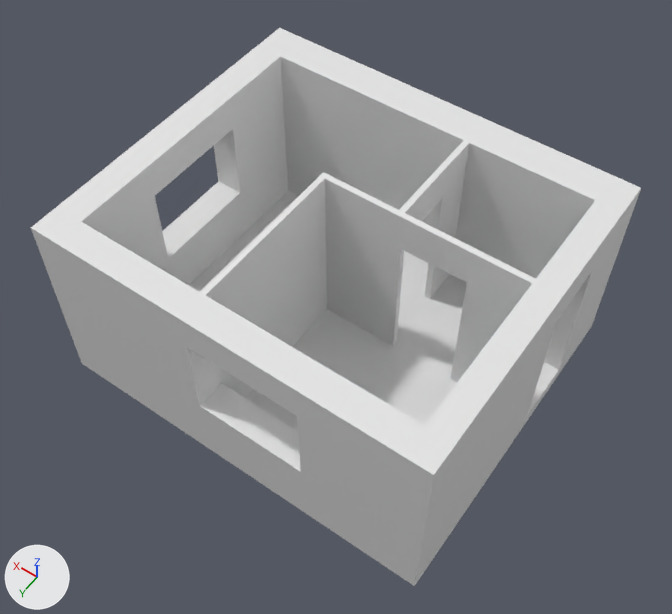
Before and after pictures for a commit that changed the Blender file Szoba.blend.
Both versions are drawn from a 50 mm camera at (-4.29, 6.1, 10.25) aimed at (-0.07, 0.19, 0.96). Lighting does not change. The marker at lower left points along +X, +Y and +Z.

In view in the first picture: 'Belső falak fiú', 'Belső falak lány', 'Beton alap', 'Külső falak'.
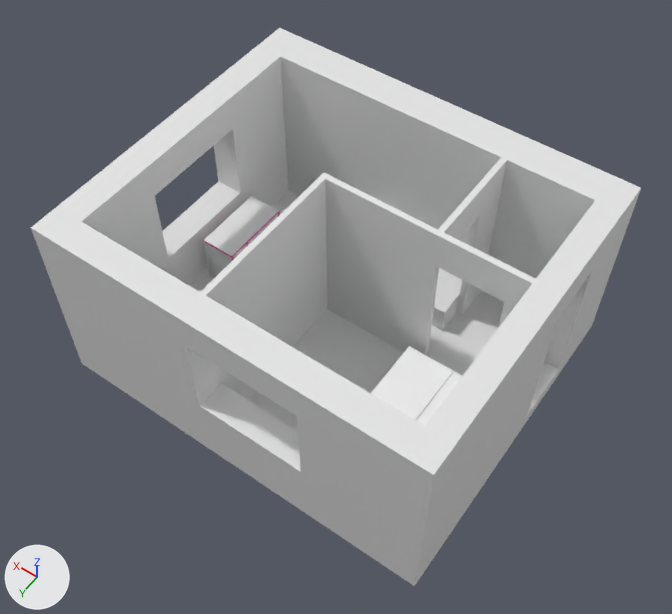
Commit message: Szoba + ajtók helye

ob_ajtótok_fiú is not drawn itself; it is used by a modifier of ob_belső_falak_fiú.

What differs and where, as boxes [x1, y1, x2, y2] in the pictures (672 x 614 px):
'Belső falak fiú', reshaped
    before: [200, 172, 536, 398]
    after: [201, 173, 536, 398]
'Belső falak lány', moved
    before: [399, 141, 469, 299]
    after: [432, 158, 507, 319]
'kanapé', added
    after: [371, 346, 462, 425]
'Íróasztal A', added
    after: [204, 196, 280, 278]
    faces in mat_fehér_festék (white #e7e7e7): [204, 196, 279, 278]
    faces in mat_csík (pink #e7109d): [204, 211, 280, 261]
'ágy R', added
    after: [432, 268, 462, 330]

Patch to the scene script:
```diff
--- a/Szoba.blend.py
+++ b/Szoba.blend.py
@@ mat_kanapé @@
+mat_kanapé = principled_material('kanapé')
+mat_kanapé.base_color = (1.0, 1.0, 1.0)  # white #ffffff
+mat_kanapé.roughness = 0.313
@@ mat_fém @@
+mat_fém = principled_material('FÉM')
+mat_fém.base_color = (0.253, 0.253, 0.253)  # grey #8a8a8a
+mat_fém.roughness = 0.0
@@ mat_fehér_festék @@
+mat_fehér_festék = principled_material('fehér festék')
+mat_fehér_festék.base_color = (0.8, 0.8, 0.8)  # white #e7e7e7
+mat_fehér_festék.roughness = 0.4
@@ mat_csík @@
+mat_csík = principled_material('csík')
+mat_csík.base_color = (0.8, 0.00538, 0.335)  # pink #e7109d
@@ me_ágy @@
+me_ágy.from_pydata(...)  # a box spanning x -1.0..1.0, y -0.45..0.45, z -0.2..0.2
@@ me_ágyneműtartó @@
+me_ágyneműtartó.from_pydata(...)  # 184 vertices, 143 faces; spans x -1.0..1.0, y -0.9..0.45, z -0.12..0.28
+# faces by material slot: [45, 98]
+me_ágyneműtartó.materials.append(mat_kanapé)  # white #ffffff
+me_ágyneműtartó.materials.append(mat_fém)  # grey #8a8a8a
@@ me_cube_001_1 @@
+me_cube_001_1.from_pydata(...)  # 135 vertices, 117 faces; spans x -0.25..0.25, y -0.525..0.525, z 0.0..0.74
+# faces by material slot: [68, 49]
+me_cube_001_1.materials.append(mat_fehér_festék)  # white #e7e7e7
+me_cube_001_1.materials.append(mat_csík)  # pink #e7109d
@@ ob_ajtótok_fiú @@
 ob_ajtótok_fiú.matrix_parent_inverse = Matrix(((1.0, 0.0, 0.0, -0.705), (0.0, 1.0, 0.0, -0.85), (0.0, 0.0, 1.0, -1.0), (0.0, 0.0, 0.0, 1.0)))
-ob_ajtótok_fiú.location = (-1.101, -0.37, 0.99)
+ob_ajtótok_fiú.location = (-1.589, -0.37, 0.99)
 ob_ajtótok_fiú.hide_set(True)
@@ ob_belső_falak_lány @@
 ob_belső_falak_lány = bpy.data.objects.new('Belső falak lány', me_gipszkarton_001)
-ob_belső_falak_lány.location = (0.71, 0.85, 1.0)
+ob_belső_falak_lány.location = (0.18, 0.85, 1.0)
 _m = ob_belső_falak_lány.modifiers.new('Boolean', 'BOOLEAN')
@@ ob_ágy_r @@
+ob_ágy_r = bpy.data.objects.new('ágy R', me_ágy)
+ob_ágy_r.location = (-0.05, -1.38, 0.2)
@@ ob_kanapé @@
+ob_kanapé = bpy.data.objects.new('kanapé', me_ágyneműtartó)
+ob_kanapé.location = (-1.85, 0.78, 0.09)
+ob_kanapé.rotation_euler = (0.0, 0.0, 1.571)  # degrees (0, 0, 90)
@@ ob_íróasztal_a @@
+ob_íróasztal_a = bpy.data.objects.new('Íróasztal A', me_cube_001_1)
+ob_íróasztal_a.location = (1.93, -0.36, 0.0)
+ob_íróasztal_a.rotation_euler = (0.0, 0.0, 3.142)  # degrees (0, 0, 180)
```
